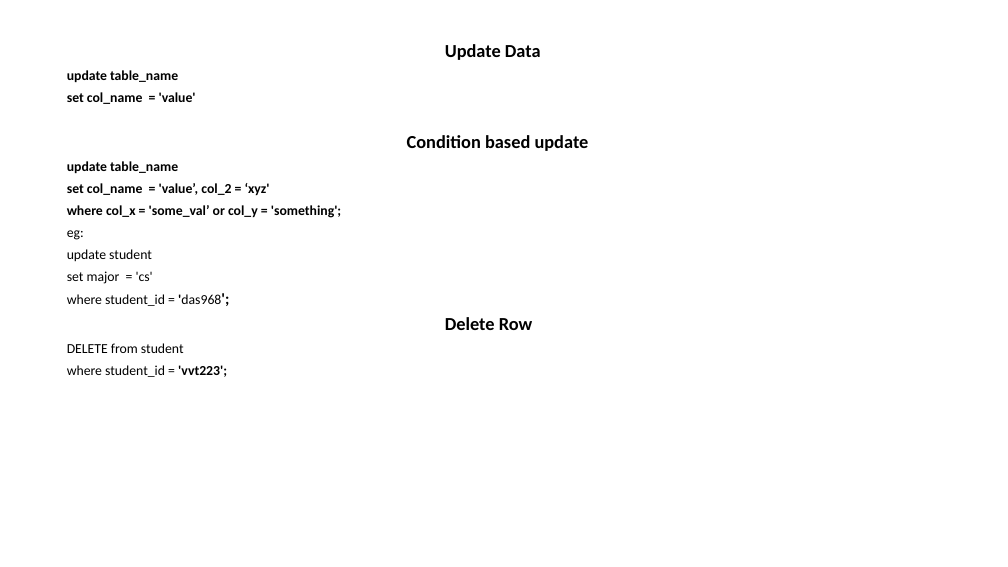
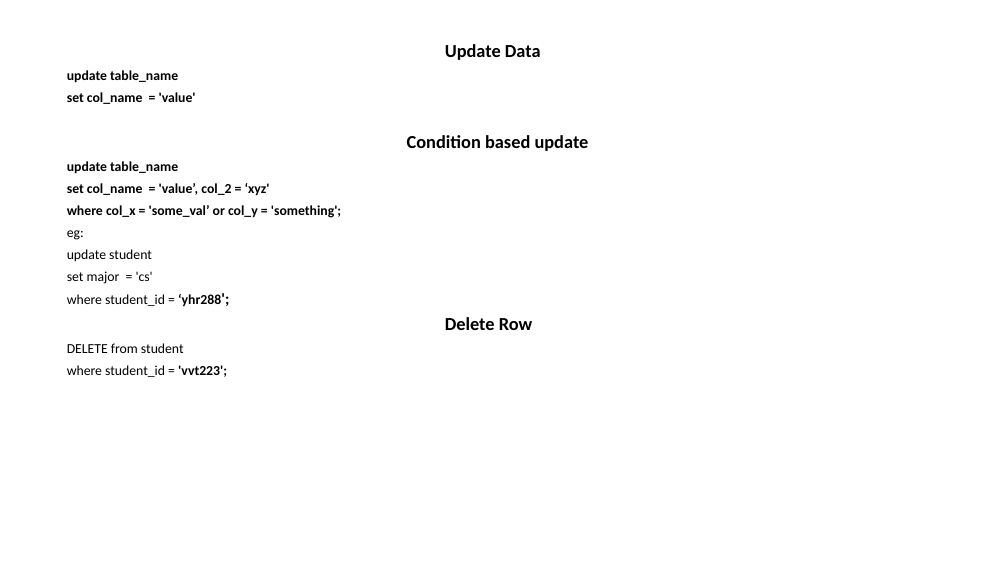
Before and after one commit to vvthakral/data-science-bootcamp, a slide deck: slide 15 of week-2-sql/sql.pptx. Drawn at 1008x567 pixels with LibreOffice and Linux fonts; fonts in the diff are those of the drawing. Boxes give left, top, right and bottom in pixels: in the first picture for what was removed or moved away, otherwise in the second. Text is boxed around its words. In the diff, an @@ line names an element or a change of style, - is before the commit and + after.

```diff
--- a/week-2-sql/sql.pptx
+++ b/week-2-sql/sql.pptx
@@ text at (67, 294, 221, 306): text changed @@
-where student_id = 'das968';
+where student_id = ‘yhr288';
```
Also in this commit, not shown: 10 other slides changed, 1 slide removed.
